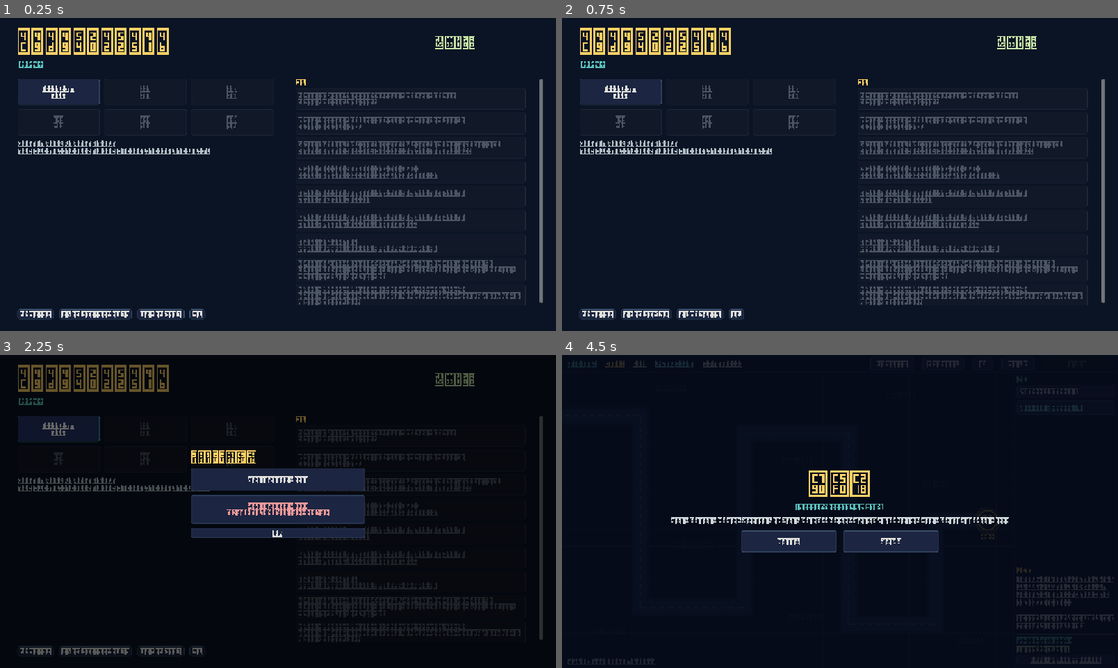
Above: before the commit, frames 1-4 (two rows, left to right).
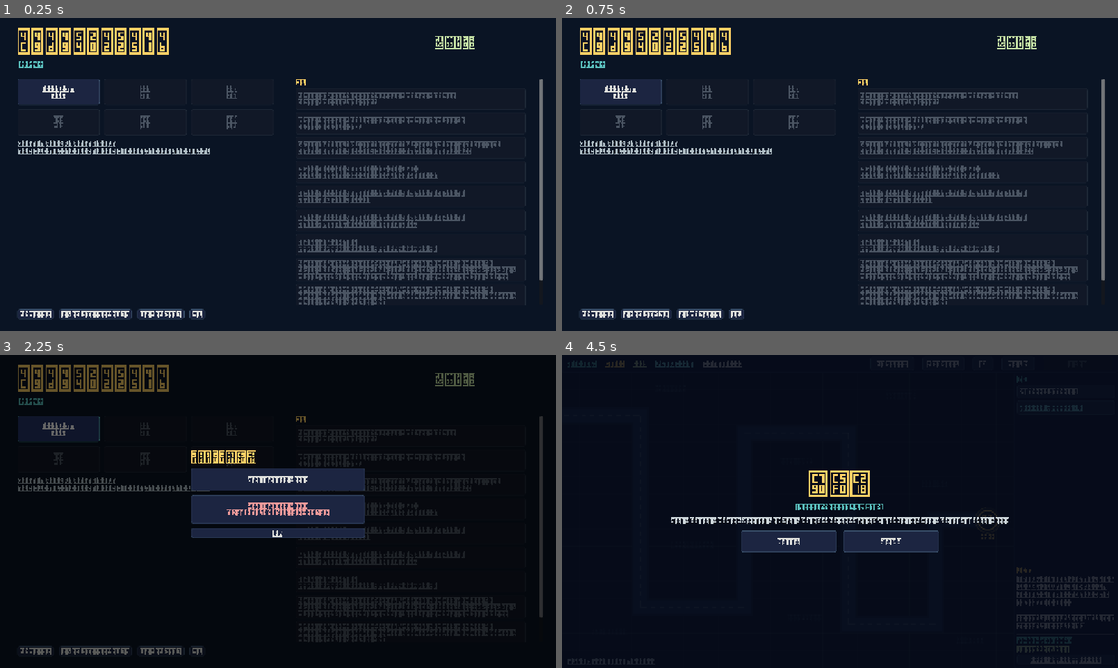
Above: after the commit, the same moments.

Repository: dkssud9999/math-TD
Game: Godot game, scene res://scenes/menu.tscn
The game is run twice, just before and just after one commit, with the same random seed, the same clock (stepped at 60 frames per second) and the same inputs.
Inputs (mouse positions are in pixels of both pictures, inside the frame that each line leads up to):
- Up to frame 1 (0.25 s): no input
- Up to frame 2 (0.75 s): click "기록 초기화 (두 번 클릭)" at 0.5 s
- Up to frame 3 (2.25 s): click "정말 초기화합니다" at 1.25 s; click "1-1 자연수 ☆☆☆" at 2 s
- Up to frame 4 (4.5 s): click "♪ 소리: 켬" at 2.75 s; click "개발자 모드: 끔" at 3.5 s; click (840, 480) at 4.25 s, where only the run before the commit has a clickable "일반 — 통찰 +17"

The runs differ from the first frame. In frame 1, 0.9% of the frame differs, in the area x 53-98%, y 77-92%; in frame 2, 0.9%; in frame 3, 0.9%; in frame 4, nothing differs.

Commit message:
v0.6.1: hard balance per stage (#8), audit fixes, save backups
- Hard: per-stage multipliers from the full mode sweep; 4-4 normal eased
- 복원력 research entry (the tower could not be unlocked)
- Reset clears normal/hard first-clear records
- Editor right panel fits 1280px (long file names / guide code no longer widen it)
- Installer: unpacks to a temp folder and swaps only when complete; rolls back on failure;
  backs up the whole save folder before updating (newest 5 kept)
- Game save: written to a temp file and verified, previous save kept as .bak,
  damaged save falls back to .bak

Co-Authored-By: Claude Opus 5.5 <noreply@anthropic.com>
Claude-Session: https://claude.ai/code/session_01Kx8GmJXLMdXoBrxzsHq1Cr

Diff:
--- a/autoload/data.gd
+++ b/autoload/data.gd
@@ -99,13 +99,13 @@
 
 # mix entries: [template, weight, first_wave]
 var STAGES: Dictionary = {
-	"1-1": {"chapter": 1, "name": "자연수", "map": 0, "x_end": 3.0, "base": 9, "growth": 1.3, "interval": [1.0, 0.55],
+	"1-1": {"hard": 1.6, "chapter": 1, "name": "자연수", "map": 0, "x_end": 3.0, "base": 9, "growth": 1.3, "interval": [1.0, 0.55],
 		"desc": "적의 체력은 그 숫자 자체입니다. 0으로 만들면 사라집니다. 코어에 닿으면 자릿수만큼 코어 체력을 깎습니다 (7은 1, 100은 3).",
 		"mix": [["n1", 1, 1], ["n2", 1, 6]], "boss": [["n100", 2]]},
-	"1-2": {"chapter": 1, "name": "짝수와 홀수", "map": 1, "x_end": 3.0, "base": 10, "growth": 1.3, "interval": [0.95, 0.5],
+	"1-2": {"hard": 1.6, "chapter": 1, "name": "짝수와 홀수", "map": 1, "x_end": 3.0, "base": 10, "growth": 1.3, "interval": [0.95, 0.5],
 		"desc": "나누기는 나누어떨어지는 수만 절반으로 만듭니다. 짝수는 나누고, 홀수는 빼세요. 1000 = 2³ · 125.",
 		"mix": [["n1", 1, 1], ["n2", 1, 1], ["even", 1, 4]], "boss": [["k1000", 2]]},
-	"1-3": {"chapter": 1, "name": "완전제곱수", "map": 2, "x_end": 3.0, "base": 9, "growth": 1.1, "interval": [0.9, 0.5],
+	"1-3": {"hard": 1.3, "chapter": 1, "name": "완전제곱수", "map": 2, "x_end": 3.0, "base": 9, "growth": 1.1, "interval": [0.9, 0.5],
 		"desc": "10000 = 100². 제곱근을 연구하면 완전제곱수를 단번에 줄일 수 있습니다. √7은 무리수라 정확히 다룰 수 없습니다.",
 		"mix": [["n2", 1, 1], ["sq", 2, 1], ["even", 1, 6]], "boss": [["k10000", 2]]},
 	"1-4": {"chapter": 1, "name": "2의 거듭제곱", "map": 3, "x_end": 3.0, "base": 8, "growth": 0.85, "interval": [0.9, 0.5],
@@ -117,16 +117,16 @@
 	"1-6": {"chapter": 1, "name": "큰 수", "map": 5, "x_end": 3.0, "base": 9, "growth": 0.9, "interval": [0.85, 0.45],
 		"desc": "지금까지 배운 모든 것. 마지막 스테이지입니다.",
 		"mix": [["n2", 1, 1], ["sq", 1, 1], ["p2", 1, 1], ["prime", 1, 3], ["even", 1, 5], ["big", 1, 4]], "boss": [["k10_6", 1], ["k2_32", 1]]},
-	"2-1": {"chapter": 2, "name": "변수", "map": 0, "x_end": 2.0, "flag": "fake_ending", "base": 8, "growth": 0.9, "interval": [1.0, 0.55],
+	"2-1": {"hard": 2.2, "chapter": 2, "name": "변수", "map": 0, "x_end": 2.0, "flag": "fake_ending", "base": 8, "growth": 0.9, "interval": [1.0, 0.55],
 		"desc": "f(x) = x. 경로가 곧 x축입니다. 코어는 x = 2(2장이니까)에 있습니다. 적이 닿으면 f(2)의 자릿수만큼 코어 체력이 깎입니다. x ÷ x = 1, 그리고 1 − 1 = 0.",
 		"mix": [["x", 2, 1], ["n1", 1, 1], ["xc", 1, 3], ["lin", 1, 5], ["quad", 1, 9], ["cubic", 1, 12]], "boss": [["boss_x4", 2]]},
-	"2-2": {"chapter": 2, "name": "공통인수", "map": 1, "x_end": 2.0, "base": 5, "growth": 0.8, "interval": [1.15, 0.65],
+	"2-2": {"hard": 2.2, "chapter": 2, "name": "공통인수", "map": 1, "x_end": 2.0, "base": 5, "growth": 0.8, "interval": [1.15, 0.65],
 		"desc": "2x + 4 = 2(x + 2). 나누기 ÷2로 공통인수를 걷어내고, 빼기로 상수를, ÷x로 x를. 미분은 아직 없습니다.",
 		"mix": [["kx", 2, 1], ["xc", 1, 1], ["xbx", 1, 3], ["n1", 1, 1], ["kxx", 1, 6]], "boss": [["boss_alg2", 2]]},
-	"2-3": {"chapter": 2, "name": "물량", "map": 2, "x_end": 2.0, "base": 5, "growth": 0.6, "interval": [1.15, 0.65],
+	"2-3": {"hard": 2.0, "chapter": 2, "name": "물량", "map": 2, "x_end": 2.0, "base": 5, "growth": 0.6, "interval": [1.15, 0.65],
 		"desc": "많고 다양합니다. 상수는 빼기로, 공통인수는 ÷2로, x는 ÷x로. 어떤 순서로 경로에 늘어놓을지가 전부입니다.",
 		"mix": [["xc", 2, 1], ["n1", 1, 1], ["kx", 1, 2], ["xbx", 1, 5], ["sqp", 1, 9]], "boss": [["boss_alg2", 2]]},
-	"2-4": {"chapter": 2, "name": "완전제곱", "map": 2, "x_end": 2.0, "base": 5, "growth": 0.85, "interval": [1.2, 0.65],
+	"2-4": {"hard": 2.0, "chapter": 2, "name": "완전제곱", "map": 2, "x_end": 2.0, "base": 5, "growth": 0.85, "interval": [1.2, 0.65],
 		"desc": "(x + 3)² = x² + 6x + 9. 「완전제곱식」을 연구하면 √가 다항식에도 정확히 작동합니다. 이 스테이지를 깨면 「미분」이 열립니다.",
 		"mix": [["sqp", 2, 1], ["xbx", 1, 1], ["x4", 1, 3], ["sq2", 1, 6], ["kxx", 1, 4]], "boss": [["boss_sq", 2]]},
 	"2-5": {"chapter": 2, "name": "변화율", "map": 4, "x_end": 2.0, "base": 7, "growth": 1.0, "interval": [0.95, 0.5],
@@ -138,16 +138,16 @@
 	"3-1": {"chapter": 3, "name": "자연로그", "map": 0, "x_end": 3.0, "flag": "met_exp", "base": 6, "growth": 1.0, "interval": [1.1, 0.6],
 		"desc": "로그 타워가 이제 함수에도 작동합니다: log eˣ = x, log e²ˣ = 2x. 그다음은 2장에서 하던 대로 ÷x와 빼기. 계수가 붙은 3eˣ도 되지만 세 배 오래 걸립니다. 먼저 ÷3을 할 수 있다면?",
 		"mix": [["ex", 2, 1], ["exs", 1, 1], ["n1", 1, 1], ["e2x", 1, 5], ["exc", 1, 8]], "boss": [["boss_ex1", 2]]},
-	"3-2": {"chapter": 3, "name": "순서", "map": 1, "x_end": 3.0, "base": 5, "growth": 0.9, "interval": [1.0, 0.55],
+	"3-2": {"hard": 2.8, "chapter": 3, "name": "순서", "map": 1, "x_end": 3.0, "base": 5, "growth": 0.9, "interval": [1.0, 0.55],
 		"desc": "eˣ + 4에는 로그가 듣지 않습니다. 상수부터 떼야 합니다. xeˣ도 그대로는 안 됩니다: ÷x가 먼저. 어떤 타워를 앞에 둘지가 곧 풀이 순서입니다.",
 		"mix": [["exc", 2, 1], ["xex", 1, 1], ["ex", 1, 1], ["lin", 1, 4], ["e2x", 1, 7]], "boss": [["boss_chain", 2]]},
-	"3-3": {"chapter": 3, "name": "섞인 몸", "map": 2, "x_end": 3.0, "base": 6, "growth": 1.05, "interval": [1.0, 0.6],
+	"3-3": {"hard": 2.8, "chapter": 3, "name": "섞인 몸", "map": 2, "x_end": 3.0, "base": 6, "growth": 1.05, "interval": [1.0, 0.6],
 		"desc": "x + eˣ는 로그도 ÷x도 안 됩니다. D를 두 번 쏘면 다항식 쪽이 먼저 사라집니다: x + eˣ → 1 + eˣ → eˣ.",
 		"mix": [["xpe", 2, 1], ["pex", 1, 1], ["exc", 1, 3], ["quad", 1, 5], ["xex", 1, 9]], "boss": [["mix3b", 2]]},
-	"3-4": {"chapter": 3, "name": "선형결합", "map": 4, "x_end": 3.0, "base": 7, "growth": 0.9, "interval": [0.7, 0.35],
+	"3-4": {"hard": 1.2, "chapter": 3, "name": "선형결합", "map": 4, "x_end": 3.0, "base": 7, "growth": 0.9, "interval": [0.7, 0.35],
 		"desc": "Σ 타워는 범위 안의 함수들을 하나로 더합니다. eˣ 여섯이 6eˣ 하나가 되고, ÷2 ÷3이면 다시 eˣ. 3eˣ와 −3eˣ는 더하는 순간 0입니다.",
 		"mix": [["ex", 3, 1], ["pm_ex", 1, 1], ["exs", 1, 3], ["n1", 1, 1], ["xex", 1, 8]], "boss": [["boss_ex1", 2]]},
-	"3-5": {"chapter": 3, "name": "대군", "map": 3, "x_end": 3.0, "base": 5, "growth": 0.7, "interval": [0.85, 0.45],
+	"3-5": {"hard": 1.2, "chapter": 3, "name": "대군", "map": 3, "x_end": 3.0, "base": 5, "growth": 0.7, "interval": [0.85, 0.45],
 		"desc": "많고 빠릅니다. 하나씩 풀면 늦습니다. 합칠 것인가, 나눠 풀 것인가.",
 		"mix": [["ex", 3, 1], ["exc", 1, 1], ["pm_ex", 1, 3], ["xpe", 1, 5], ["e2x", 1, 9]], "boss": [["boss_chain", 2]]},
 	"3-6": {"chapter": 3, "name": "순환", "map": 5, "x_end": 3.0, "base": 7, "growth": 1.0, "interval": [0.9, 0.45],
@@ -156,19 +156,19 @@
 	"4-1": {"chapter": 4, "name": "코딩 입문", "map": 0, "x_end": 4.0, "flag": "met_sin", "integrity": 150, "base": 4, "growth": 0.6, "interval": [1.8, 1.0],
 		"desc": "sin x는 D를 두 번 맞으면 −sin x가 됩니다. sin x와 −sin x를 Σ로 더하면 0. 혼자서는 못 하고, 타워 둘이 손을 맞춰야 합니다.\n\n따라 해 보세요 (적이 적고 느린 연 …(203 unchanged characters)…
 		"mix": [["s1", 2, 1], ["n1", 1, 1], ["ex", 1, 3]], "boss": [["boss_sc", 2]]},
-	"4-2": {"chapter": 4, "name": "위상", "map": 1, "x_end": 4.0, "base": 5, "growth": 0.95, "interval": [1.2, 0.65],
+	"4-2": {"hard": 2.8, "chapter": 4, "name": "위상", "map": 1, "x_end": 4.0, "base": 5, "growth": 0.95, "interval": [1.2, 0.65],
 		"desc": "cos x에 D를 한 번 쏘면 −sin x. 옆에 sin x가 있다면 그걸로 충분합니다. 누가 누구의 짝인지 읽는 코드가 필요합니다.",
 		"mix": [["s1", 2, 1], ["c1", 2, 1], ["s1c", 1, 4], ["exc", 1, 7]], "boss": [["boss_sc", 2]]},
 	"4-3": {"chapter": 4, "name": "생성", "map": 2, "x_end": 4.0, "base": 5, "growth": 0.9, "interval": [1.2, 0.65],
 		"desc": "생성하는 적은 몇 초마다 자기 도함수를 낳습니다: sin → cos → −sin → … 부모와 자손이 서로의 짝입니다.",
 		"mix": [["gen_sin", 1, 1], ["s1", 2, 1], ["c1", 1, 3], ["xpe", 1, 6]], "boss": [["boss_sc", 2]]},
-	"4-4": {"chapter": 4, "name": "진동수", "map": 3, "x_end": 4.0, "integrity": 220, "base": 4, "growth": 0.7, "interval": [1.4, 0.8],
+	"4-4": {"hard": 1.4, "chapter": 4, "name": "진동수", "map": 3, "x_end": 4.0, "integrity": 220, "base": 4, "growth": 0.55, "interval": [1.4, 0.8],
 		"desc": "sin 2x를 두 번 미분하면 −4 sin 2x. 짝이 되려면 크기를 맞춰야 합니다: ÷2를 두 번.",
-		"mix": [["s2", 2, 1], ["s1", 1, 1], ["c2", 1, 4], ["exs", 1, 7]], "boss": [["boss_s2", 2]]},
+		"mix": [["s2", 2, 1], ["s1", 1, 1], ["c2", 1, 4], ["exs", 1, 7]], "boss": [["boss_s2", 1]]},
 	"4-5": {"chapter": 4, "name": "혼성", "map": 4, "x_end": 4.0, "base": 5, "growth": 0.85, "interval": [1.1, 0.6],
 		"desc": "sin x + eˣ. 로그는 덧셈을 못 넘고, D는 sin을 돌릴 뿐입니다. 다른 적의 −sin x를 더해 sin을 떼어 내면 eˣ만 남습니다.",
 		"mix": [["tse", 2, 1], ["s1", 2, 1], ["c1", 1, 3], ["xpe", 1, 6]], "boss": [["boss_sc", 2]]},
-	"4-6": {"chapter": 4, "name": "시간", "map": 5, "x_end": 4.0, "base": 6, "growth": 0.9, "interval": [1.0, 0.5],
+	"4-6": {"hard": 1.3, "chapter": 4, "name": "시간", "map": 5, "x_end": 4.0, "base": 6, "growth": 0.9, "interval": [1.0, 0.5],
 		"desc": "4장의 마지막 스테이지. 경로의 변수는 x입니다. 다른 변수는 없을까요?",
 		"mix": [["s1", 2, 1], ["c1", 1, 1], ["tse", 1, 4], ["xpe", 1, 8]], "boss": [["boss_sc", 2]], "counter": "tx_counter"},
 	"5-1": {"chapter": 5, "name": "곱 분리", "map": 0, "x_end": 5.0, "flag": "met_time", "base": 8, "growth": 1.0, "interval": [1.2, 0.65],
@@ -177,7 +177,7 @@
 	"5-2": {"chapter": 5, "name": "성장률", "map": 1, "x_end": 5.0, "base": 8, "growth": 1.1, "interval": [1.2, 0.65],
 		"desc": "e²ᵗ는 ∂ₜ − 1로는 안 죽고 −1배만 됩니다. λ를 2로 맞춰야 합니다 [W] 또는 코드의 set_param(2). 적마다 다른 λ를 고르는 코드를 짜 보세요.",
 		"mix": [["sep2", 2, 1], ["sep1", 1, 1], ["tsin", 1, 4], ["sepx", 1, 6]], "boss": [["boss_sep2", 2]]},
-	"5-3": {"chapter": 5, "name": "변수 분리", "map": 2, "x_end": 5.0, "base": 5, "growth": 0.85, "interval": [1.35, 0.8],
+	"5-3": {"hard": 2.0, "chapter": 5, "name": "변수 분리", "map": 2, "x_end": 5.0, "base": 5, "growth": 0.85, "interval": [1.35, 0.8],
 		"desc": "x² + x·eᵗ: 시간 쪽 항과 공간 쪽 항이 더해져 있습니다. ∂ₜ − 1과 D를 어떤 순서로 쏘느냐에 따라 남는 것이 다릅니다.",
 		"mix": [["tsum", 2, 1], ["sep1", 1, 1], ["tsum2", 1, 4], ["sep2", 1, 8]], "boss": [["boss_sep", 2]]},
 	"5-4": {"chapter": 5, "name": "진행파", "map": 3, "x_end": 5.0, "base": 7, "growth": 1.05, "interval": [1.3, 0.7],
@@ -186,25 +186,25 @@
 	"5-5": {"chapter": 5, "name": "반대 방향", "map": 4, "x_end": 5.0, "base": 7, "growth": 1.0, "interval": [1.2, 0.65],
 		"desc": "(x + t)²는 반대로 가는 파동. □는 양쪽 다 지웁니다. 하지만 □는 비싸고 느립니다: 정말 파동인 적에게만 쓰도록.",
 		"mix": [["wave_l", 2, 1], ["wave2", 1, 1], ["wave_mix", 1, 4], ["sep2", 1, 7]], "boss": [["boss_wave", 2]]},
-	"5-6": {"chapter": 5, "name": "얽힘", "map": 5, "x_end": 5.0, "base": 8, "growth": 1.0, "interval": [1.2, 0.65],
+	"5-6": {"hard": 1.8, "chapter": 5, "name": "얽힘", "map": 5, "x_end": 5.0, "base": 8, "growth": 1.0, "interval": [1.2, 0.65],
 		"desc": "5장의 마지막 스테이지. 시간을 떼어 내면 남는 건 x의 함수입니다. 그 x의 함수를 늘 지울 수 있을까요?",
 		"mix": [["sep1", 1, 1], ["tsin", 1, 1], ["wave2", 1, 4], ["sep2", 1, 7]], "boss": [["boss_sep", 1]], "counter": "exsin_counter"},
 	"6-1": {"chapter": 6, "name": "켤레", "map": 4, "x_end": 6.0, "flag": "met_exp2", "base": 6, "growth": 0.8, "interval": [1.4, 0.75],
 		"desc": "감쇠장 e⁻ˣ·는 모든 함수에 e⁻ˣ를 곱합니다: eˣ sin x → sin x. 그러면 4장의 D + Σ로 끝낼 수 있습니다. 하지만 저주 아래의 감쇠장은 상수 1도 e⁻ˣ로 바꿉니다. 누구에게 걸지 코드로 정하세요.",
 		"mix": [["exsin", 2, 1], ["ex", 1, 1], ["s1", 2, 3], ["e2x", 1, 6]], "boss": [["boss_e2", 2]]},
-	"6-2": {"chapter": 6, "name": "교환자", "map": 1, "x_end": 6.0, "base": 5, "growth": 0.7, "interval": [1.3, 0.7],
+	"6-2": {"hard": 1.1, "chapter": 6, "name": "교환자", "map": 1, "x_end": 6.0, "base": 5, "growth": 0.7, "interval": [1.3, 0.7],
 		"desc": "감쇠장 다음에 D를 쏘는 것과 D 다음에 감쇠장을 쏘는 것은 다릅니다: [D, e⁻ˣ] = −e⁻ˣ. eˣ sin x에 D를 먼저 쏘면 eˣ(sin x + cos x) — 짝 맞추기가 어려워집니다.",
 		"mix": [["exsin", 2, 1], ["ex", 1, 1], ["e2x", 1, 3], ["s1", 2, 5]], "boss": [["boss_e2", 2]]},
-	"6-3": {"chapter": 6, "name": "이중 감쇠", "map": 2, "x_end": 6.0, "base": 8, "growth": 1.05, "interval": [1.3, 0.7],
+	"6-3": {"hard": 2.4, "chapter": 6, "name": "이중 감쇠", "map": 2, "x_end": 6.0, "base": 8, "growth": 1.05, "interval": [1.3, 0.7],
 		"desc": "e³ˣ와 xe²ˣ. 로그로 끌어내릴 수도, 감쇠장으로 눌러 내릴 수도 있습니다. 로그는 계수만큼 느리고, 감쇠장은 범위 전체에 걸립니다.",
 		"mix": [["e2x", 2, 1], ["e3x", 1, 3], ["ex", 1, 1], ["xe2x", 1, 7]], "boss": [["boss_e3", 2]]},
-	"6-4": {"chapter": 6, "name": "순서", "map": 5, "x_end": 6.0, "base": 5, "growth": 0.75, "interval": [1.2, 0.65],
+	"6-4": {"hard": 1.7, "chapter": 6, "name": "순서", "map": 5, "x_end": 6.0, "base": 5, "growth": 0.75, "interval": [1.2, 0.65],
 		"desc": "e²ˣ + eˣ + c. 덧셈 때문에 로그가 안 됩니다. 감쇠장을 두 번 지나면 1 + e⁻ˣ + ce⁻²ˣ: 코어(x = 6)에서는 e⁻ˣ 쪽이 거의 0입니다.",
 		"mix": [["e2c", 2, 1], ["exsin", 1, 1], ["xe2x", 1, 4], ["e2x", 1, 1], ["e3x", 1, 9]], "boss": [["boss_e3", 2]]},
-	"6-5": {"chapter": 6, "name": "감쇠 전략", "map": 4, "x_end": 6.0, "base": 8, "growth": 1.0, "interval": [0.9, 0.45],
+	"6-5": {"hard": 1.7, "chapter": 6, "name": "감쇠 전략", "map": 4, "x_end": 6.0, "base": 8, "growth": 1.0, "interval": [0.9, 0.45],
 		"desc": "죽이지 않아도 됩니다. 감쇠장을 거듭 지난 함수는 c·e⁻ᵏˣ — 코어에서 0.5보다 작으면 무해합니다. 대신 처치 보상은 없습니다.",
 		"mix": [["e2x", 2, 1], ["ex", 1, 1], ["e2c", 1, 3], ["e3x", 1, 7]], "boss": [["boss_e2", 2]]},
-	"6-6": {"chapter": 6, "name": "신호", "map": 5, "x_end": 6.0, "base": 6, "growth": 0.8, "interval": [1.2, 0.7],
+	"6-6": {"hard": 1.7, "chapter": 6, "name": "신호", "map": 5, "x_end": 6.0, "base": 6, "growth": 0.8, "interval": [1.2, 0.7],
 		"desc": "6장의 마지막 스테이지.",
 		"mix": [["e2c", 1, 1], ["exsin", 1, 1], ["xe2x", 1, 4], ["s1", 2, 6]], "boss": [["boss_e3", 1]], "counter": "signal_counter"},
 	"7-1": {"chapter": 7, "name": "곱 분리", "map": 0, "x_end": 7.0, "flag": "met_old_ch7", "base": 7, "growth": 0.9, "interval": [1.1, 0.6],
@@ -386,6 +386,8 @@
 		"desc": "제논 타워 해금. 범위 안의 적이 반만큼만 나아갑니다. 아킬레스는 거북이를 영영 따라잡지 못한다고 했던가요?"},
 	{"id": "accel", "chapter": 1, "name": "가속도", "cost": 12, "req": ["zeno"],
 		"desc": "가속도 타워 해금. 주변 타워의 공격 속도를 올립니다. 그 칸에 연산 타워를 하나 더 놓을지, 있는 타워를 빠르게 할지."},
+	{"id": "spring", "chapter": 1, "name": "복원력", "cost": 14, "req": ["zeno"],
+		"desc": "복원력 타워 해금. 용수철처럼 적을 뒤로 밀어냅니다: F = −kx, 코어에 가까울수록 세게. 자주 밀린 적은 밀침 저항이 생기고, 저항이 가득 차면 그대로 직진합니다."},
 	{"id": "sqrt", "essential": true, "chapter": 1, "name": "제곱근", "cost": 10, "req": [],
 		"desc": "√ 타워 해금. n² → n. 완전제곱수에만 정확합니다."},
 	{"id": "psqrt", "chapter": 2, "name": "완전제곱식", "cost": 12, "req": ["divx", "sqrt"], "stage": "2-2",
@@ -784,7 +786,7 @@
 		# a tower-defence curve: a gentle start, then the count keeps accelerating to the boss wave
 		var total := int(float(st["base"]) * 0.5 + float(st["growth"]) * 1.6 * (w - 1) * (0.8 + 0.09 * (w - 1)))
 		if Game.hard:   # measured per chapter: hard should need most of the optional upgrades
-			total = int(total * float({1: 1.0, 2: 1.4, 3: 2.0, 4: 2.0, 5: 1.35}.get(int(st["chapter"]), 1.4)))
+			total = int(total * float(st.get("hard", {1: 1.0, 2: 1.4, 3: 2.0, 4: 2.0, 5: 1.35}.get(int(st["chapter"]), 1.4))))   # a stage may override
 		var iv: Array = st["interval"]
 		var interval := lerpf(float(iv[0]), float(iv[1]), (w - 1) / float(WAVES_PER_STAGE - 1)) * (0.9 if Game.hard else 1.0)
 		var groups: Array = []
--- a/autoload/progress.gd
+++ b/autoload/progress.gd
@@ -167,7 +167,10 @@
 func save_game() -> void:
 	if not persist:
 		return
-	var f := FileAccess.open(SAVE_PATH, FileAccess.WRITE)
+	# write a temp file first; the previous save is kept as .bak, so a crash mid-write or a bad save
+	# never loses progress (load_game falls back to the .bak)
+	var tmp := SAVE_PATH + ".tmp"
+	var f := FileAccess.open(tmp, FileAccess.WRITE)
 	if f == null:
 		return
 	f.store_string(JSON.stringify({
@@ -175,17 +178,40 @@
 		"palette_open": palette_open, "dev_mode": dev_mode, "dev_short": dev_short, "auto_wave": auto_wave,
 		"algo_default": algo_default, "normal_clear": normal_clear, "hard_stars": hard_stars,
 	}))
+	f.close()
+	if typeof(_parse_save(tmp)) != TYPE_DICTIONARY:
+		return   # never replace a good save with a broken one
+	var dir := DirAccess.open("user://")
+	if dir == null:
+		return
+	if FileAccess.file_exists(SAVE_PATH) and typeof(_parse_save(SAVE_PATH)) == TYPE_DICTIONARY:
+		dir.copy(SAVE_PATH, SAVE_PATH + ".bak")
+	dir.rename(tmp, SAVE_PATH)
+
+
+func _parse_save(path: String) -> Variant:
+	if not FileAccess.file_exists(path):
+		return null
+	var f := FileAccess.open(path, FileAccess.READ)
+	if f == null:
+		return null
+	return JSON.parse_string(f.get_as_text())
 
 
 func load_game() -> void:
-	if not FileAccess.file_exists(SAVE_PATH):
+	if not FileAccess.file_exists(SAVE_PATH) and not FileAccess.file_exists(SAVE_PATH + ".bak"):
 		return
-	var f := FileAccess.open(SAVE_PATH, FileAccess.READ)
-	if f == null:
-		return
-	var d = JSON.parse_string(f.get_as_text())
+	var d = _parse_save(SAVE_PATH)
 	if typeof(d) != TYPE_DICTIONARY:
-		return
+		# damaged save: keep it aside (it is not overwritten later) and use the previous one
+		if FileAccess.file_exists(SAVE_PATH):
+			var dir := DirAccess.open("user://")
+			if dir != null:
+				dir.copy(SAVE_PATH, SAVE_PATH + ".broken")
+		d = _parse_save(SAVE_PATH + ".bak")
+		if typeof(d) != TYPE_DICTIONARY:
+			return
+		push_warning("save was damaged; loaded the backup (%s.bak)" % SAVE_PATH)
 	insight = int(d.get("insight", 0))
 	research = d.get("research", {})
 	flags = d.get("flags", {})
@@ -289,6 +315,8 @@
 	insight = 0
 	research = {}
 	stars = {}
+	normal_clear = {}
+	hard_stars = {}
 	flags = {}
 	seen = {}
 	axioms_on = {}
--- a/scripts/code_editor.gd
+++ b/scripts/code_editor.gd
@@ -107,6 +107,9 @@
 	arow.add_theme_constant_override("separation", 6)
 	assign_opt = OptionButton.new()
 	assign_opt.size_flags_horizontal = Control.SIZE_EXPAND_FILL
+	assign_opt.fit_to_longest_item = false
+	assign_opt.clip_text = true
+	assign_opt.custom_minimum_size = Vector2(120, 0)
 	assign_opt.item_selected.connect(_on_assign)
 	arow.add_child(assign_opt)
 	btn_all = _button("같은 종류 전부", _assign_all)
@@ -153,7 +156,7 @@
 func _build_guide() -> Control:
 	var sc := ScrollContainer.new()
 	sc.name = "가이드"
-	sc.horizontal_scroll_mode = ScrollContainer.SCROLL_MODE_DISABLED
+	sc.horizontal_scroll_mode = ScrollContainer.SCROLL_MODE_AUTO   # long code lines scroll instead of widening the panel
 	var vb := VBoxContainer.new()
 	vb.size_flags_horizontal = Control.SIZE_EXPAND_FILL
 	vb.add_theme_constant_override("separation", 6)
@@ -163,7 +166,7 @@
 		vb.add_child(_label(lesson[0], 14, Color("ffd166")))
 		var body := _label(lesson[1], 12, Color("cfd8dc"))
 		body.autowrap_mode = TextServer.AUTOWRAP_WORD_SMART
-		body.custom_minimum_size = Vector2(340, 0)
+		body.custom_minimum_size = Vector2(330, 0)
 		vb.add_child(body)
 		var pre := _label(lesson[2], 12, Color("c3e88d"))
 		vb.add_child(pre)
Not shown, changed: install.ps1
Not shown, changed: tests/modes.sh
